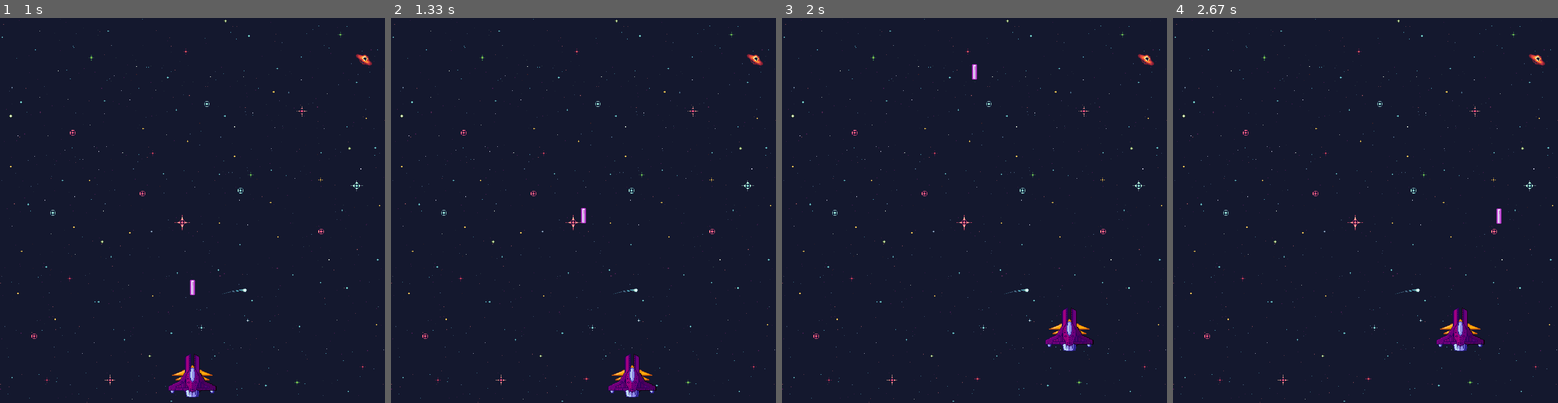
Above: before the commit, frames 1-4 (left to right).
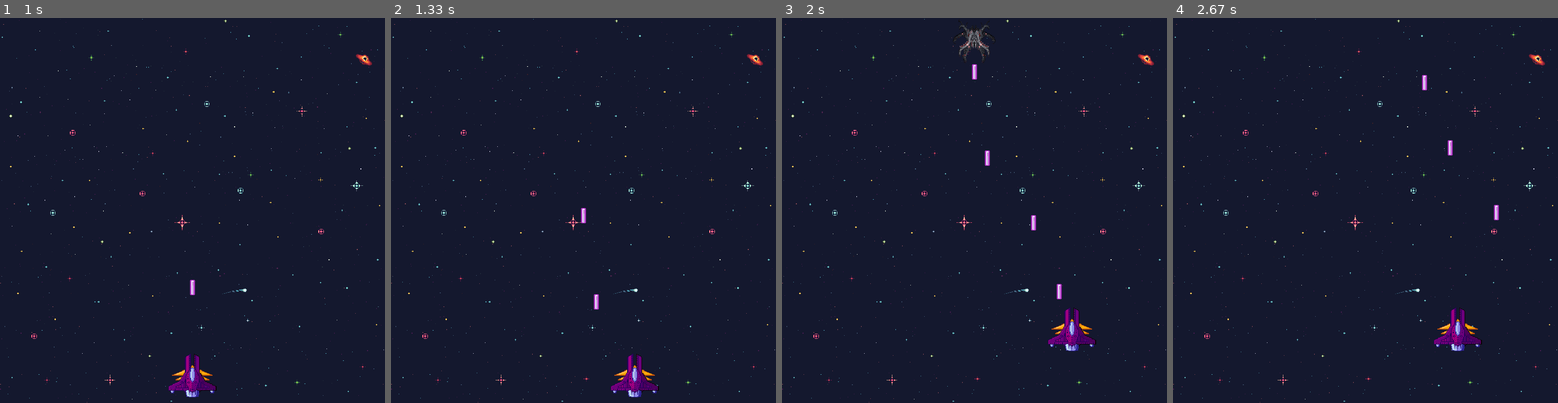
Above: after the commit, the same moments.

Repository: cjs-13/Projeto_pygame
Game: pygame game, started from main.py
Two runs of this game, one before a commit and one after it. Both use one fixed random seed, a clock stepped at 60 frames per second and the inputs below.
Inputs (mouse positions are in pixels of both pictures, inside the frame that each line leads up to):
- Up to frame 1 (1 s): click (192, 222) at 0.38 s; tap Space at 0.67 s
- Up to frame 2 (1.33 s): hold D from 1 s (still down); tap Space at 1.07 s
- Up to frame 3 (2 s): tap Space at 1.37, 1.57, 1.9 s; release D at 1.47 s; hold W 1.5-1.8 s; hold D from 1.83 s (still down); tap U at 1.98 s
- Up to frame 4 (2.67 s): tap Space at 2.2, 2.4 s; release D at 2.3 s; hold A from 2.33 s (still down)

Frame 1 is identical in both runs. In frame 2, 0.7% of the frame differs, in the area x 52-70%, y 71-99%; in frame 3, 1.1%, in the area x 44-82%, y 0-87%; in frame 4, 0.8%.

Commit message:
O cooldown agora e externo

Diff:
--- a/main.py
+++ b/main.py
@@ -107,11 +107,14 @@
         tela.blit(self.nave_img, (int(self.x), int(self.y)))
 
     def atirarinterno(self, arma, lasers):
-        self.cool_down_counter -= 1
-        if self.cool_down_counter < 0:
+        if self.cool_down_counter < 1:
             self.cool_down_counter = self.firerate
             laser = Laser(self.x, self.y, self.laser_img, self, arma)
             lasers.append(laser)
+
+    def reduzircooldowndown(self):
+        if self.cool_down_counter > 0:
+            self.cool_down_counter -= 1
 
     def firerateup(self):
         if self.firerate >= 2:
@@ -258,8 +261,6 @@
     while jogando:
         RELOGIO.tick(FPS)
         TELA.blit(BG, (0, 0))
-        for nave in naves:
-            nave.draw(TELA)
         for event in pygame.event.get():
             if event.type == pygame.QUIT:
                 jogando = False
@@ -299,7 +300,9 @@
             laser.testevida(lasers)
             laser.drawinterno(TELA)
         for nave in naves:
+            nave.reduzircooldowndown()
             nave.testevida(naves)
+            nave.draw(TELA)
 
         pygame.display.flip()
 
